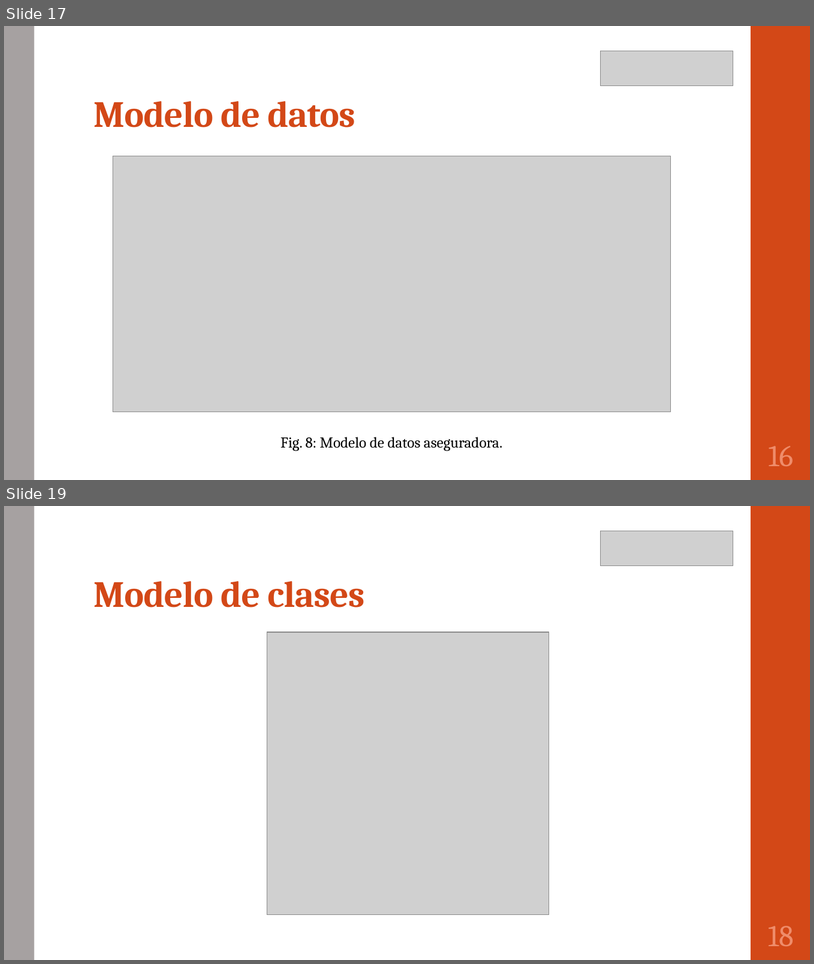
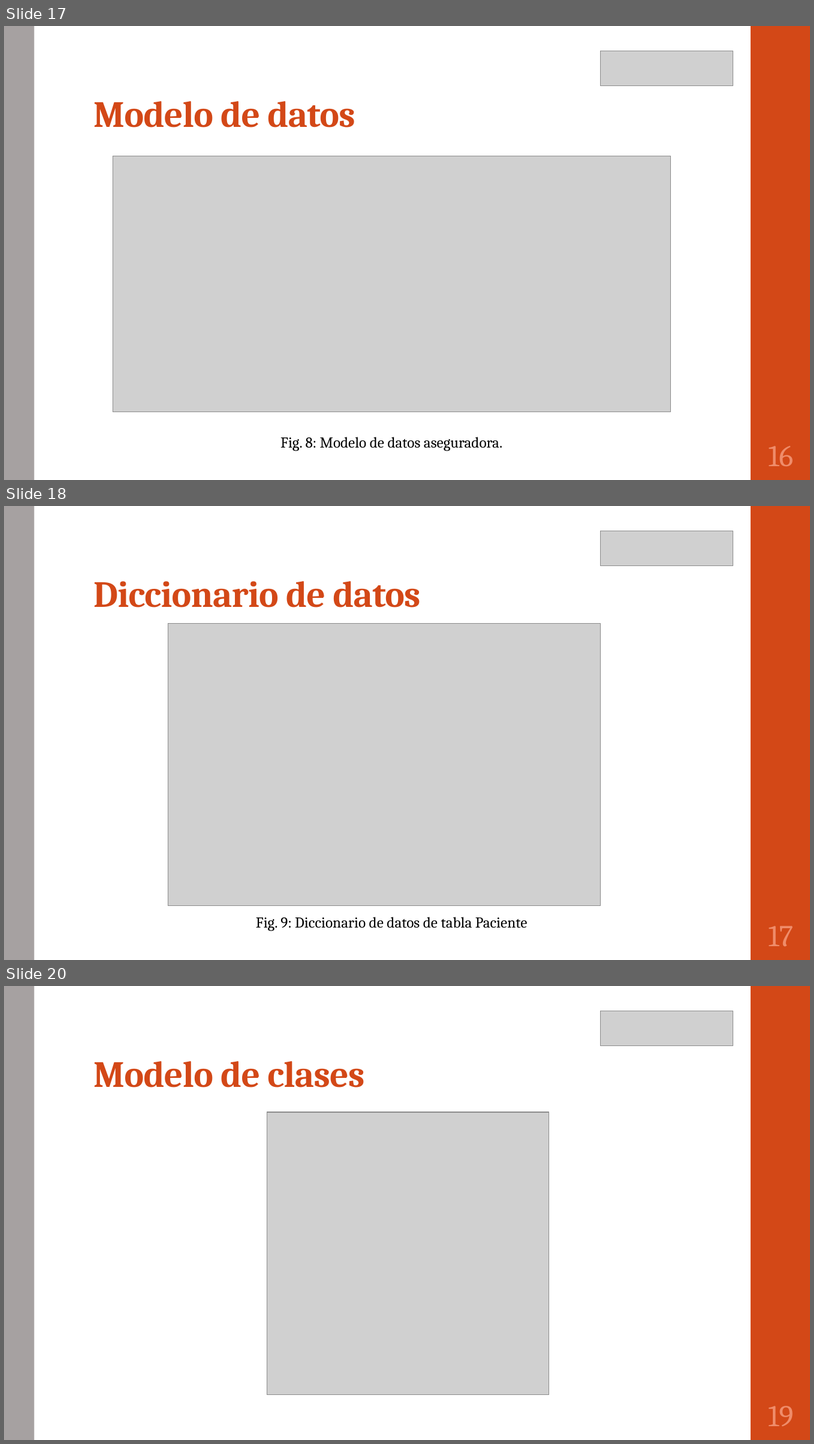
Before and after one commit to portafolio2016/hipocrates, a slide deck: presentación segunda iteración.pptx. Shown one above the other, each under a label of ours: slides 17 and 19 before the commit, slides 17, 18 and 20 after it; the slides between them are not shown. The pictures are 814x964 and 814x1444 pixels, drawn with LibreOffice and Linux fonts; fonts in the diff are those of the drawing; grey boxes stand for pictures. Boxes give left, top, right and bottom in pixels: in the first picture for what was removed or moved away, otherwise in the second. Text is boxed around its words. In the diff, an @@ line names an element or a change of style, - is before the commit and + after.

Commit message:
Agregado diccionario de datos

```diff
--- a/presentación segunda iteración.pptx
+++ b/presentación segunda iteración.pptx
@@ slide 18 added at box(4, 506, 810, 960), background #FFFFFF; not listed: 2 template elements that a slide beside it also shows @@
@@ picture added at box(601, 531, 734, 565) @@
@@ title added at box(93, 581, 420, 607), 44 pt, text #D34817, bold @@
+Diccionario de datos
@@ picture added at box(168, 624, 601, 905) @@
@@ text added at box(256, 916, 528, 931), 18 pt, text #000000 @@
+Fig. 9: Diccionario de datos de tabla Paciente
@@ page number added at box(768, 925, 794, 946), 36 pt, text #EF8C6A @@
+17
@@ what was slide 19 is now slide 20 @@
@@ page number at box(768, 1405, 794, 1426): text changed @@
-18
+19
```
Also in this commit, not shown: 2 slides changed.
